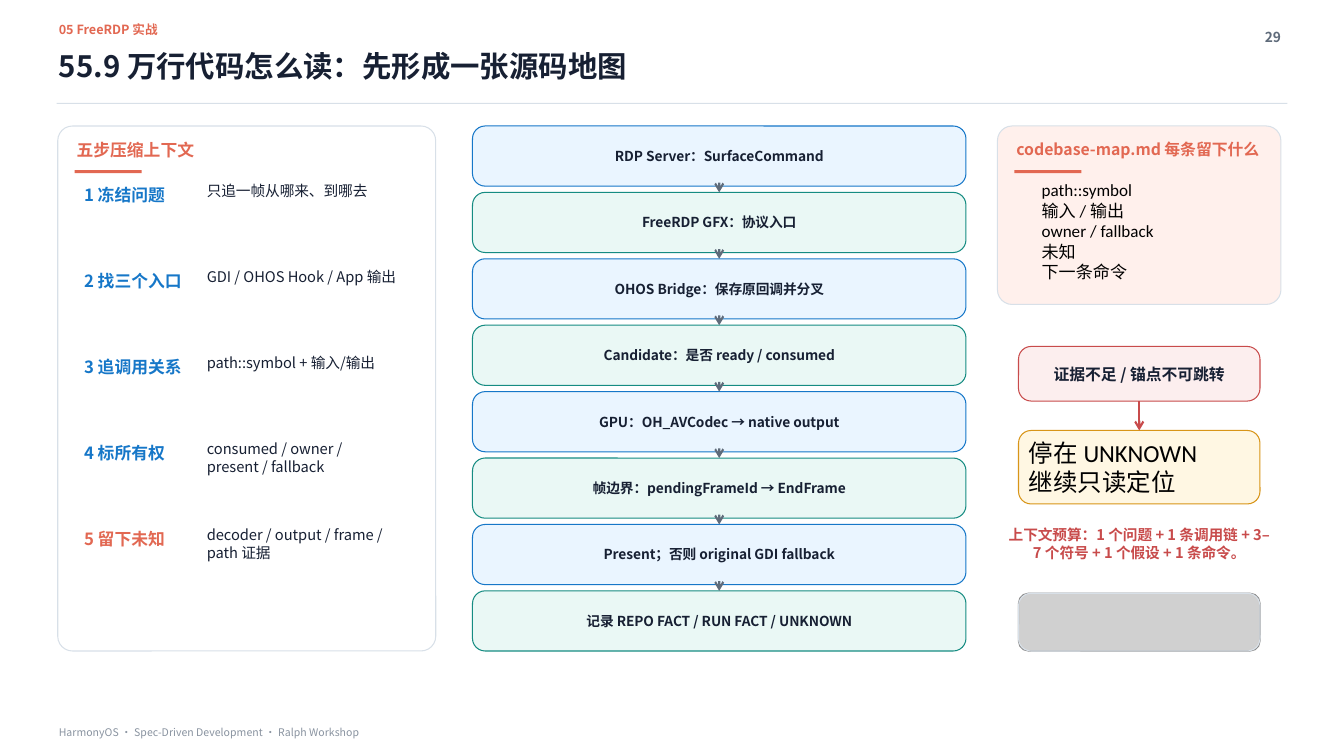
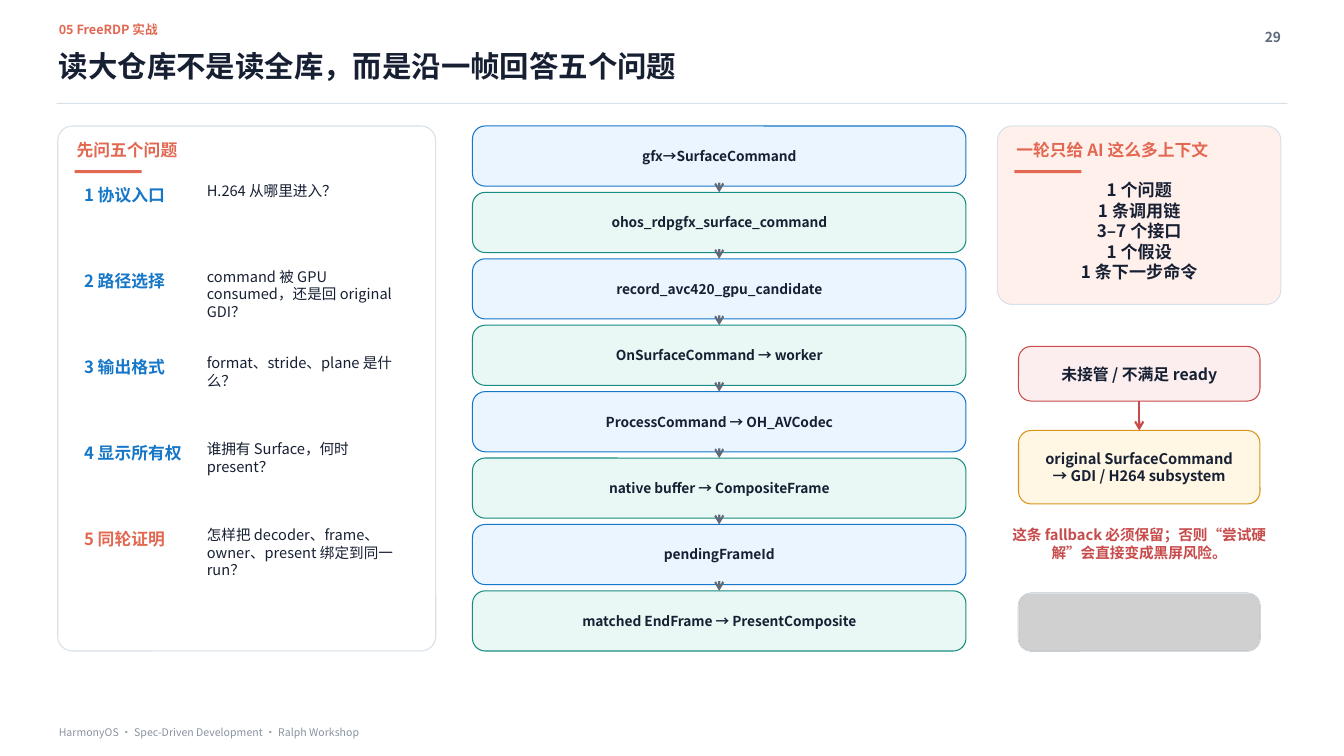
Before and after one commit to xiaomu120413/harmonyos-sdd-ralph-workshop, a slide deck: slide 29 of deliverables/HarmonyOS_SDD_Ralph_Workshop_MDM证据增强版.pptx. Drawn at 1344x756 pixels with LibreOffice and Linux fonts; fonts in the diff are those of the drawing; grey boxes stand for pictures. Boxes give left, top, right and bottom in pixels: in the first picture for what was removed or moved away, otherwise in the second. Text is boxed around its words. In the diff, an @@ line names an element or a change of style, - is before the commit and + after.

```diff
--- a/deliverables/HarmonyOS_SDD_Ralph_Workshop_MDM证据增强版.pptx
+++ b/deliverables/HarmonyOS_SDD_Ralph_Workshop_MDM证据增强版.pptx
@@ text at (59, 52, 676, 81): text changed @@
-55.9 万行代码怎么读：先形成一张源码地图
+读大仓库不是读全库，而是沿一帧回答五个问题
@@ text at (77, 141, 178, 158): text changed @@
-五步压缩上下文
+先问五个问题
@@ text at (1016, 142, 1209, 158): text changed; size 11.2 to 12 pt @@
-codebase-map.md 每条留下什么
+一轮只给 AI 这么多上下文
@@ text at (642, 150, 796, 165): text changed @@
-RDP Server：SurfaceCommand
+gfx→SurfaceCommand
@@ text at (84, 186, 165, 203): text changed @@
-1 冻结问题
+1 协议入口
@@ text at (207, 184, 337, 197): text changed @@
-只追一帧从哪来、到哪去
+H.264 从哪里进入？
@@ text at (1081, 181, 1198, 280): text changed; size 12.3 to 12.2 pt; font Calibri to Noto Sans CJK SC; text colour #000000 to #172033; bold on @@
-path::symbol
-输入 / 输出
-owner / fallback
-未知
-下一条命令
+1 个问题
+1 条调用链
+3–7 个接口
+1 个假设
+1 条下一步命令
@@ text at (612, 216, 828, 231): text changed @@
-FreeRDP GFX：协议入口
+ohos_rdpgfx_surface_command
@@ text at (84, 273, 165, 289): text changed @@
-2 找三个入口
+2 路径选择
@@ text at (207, 270, 392, 317): text changed; size 10.5 to 10.4 pt @@
-GDI / OHOS Hook / App 输出
+command 被 GPU consumed，还是回 original GDI？
@@ text at (616, 283, 822, 298): text changed @@
-OHOS Bridge：保存原回调并分叉
+record_avc420_gpu_candidate
@@ text at (84, 358, 165, 375): text changed @@
-3 追调用关系
+3 输出格式
@@ text at (207, 356, 392, 387): text changed @@
-path::symbol + 输入/输出
+format、stride、plane 是什么？
@@ text at (616, 349, 823, 360): text changed @@
-Candidate：是否 ready / consumed
+OnSurfaceCommand → worker
@@ text at (1061, 366, 1217, 384): text changed @@
-证据不足 / 锚点不可跳转
+未接管 / 不满足 ready
@@ text at (606, 416, 833, 429): text changed @@
-GPU：OH_AVCodec → native output
+ProcessCommand → OH_AVCodec
@@ text at (84, 444, 182, 461): text changed @@
-4 标所有权
+4 显示所有权
@@ text at (207, 441, 349, 476): text changed @@
-consumed / owner / present / fallback
+谁拥有 Surface，何时 present？
@@ text at (1045, 452, 1233, 485): text changed; size 17.5 to 10.5 pt; font Calibri to Noto Sans CJK SC; text colour #000000 to #172033; bold on @@
-停在 UNKNOWN
-继续只读定位
+original SurfaceCommand
+→ GDI / H264 subsystem
@@ text at (609, 482, 829, 496): text changed @@
-帧边界：pendingFrameId → EndFrame
+native buffer → CompositeFrame
@@ text at (84, 531, 165, 547): text changed @@
-5 留下未知
+5 同轮证明
@@ text at (207, 527, 393, 575): text changed; size 10.5 to 10.4 pt @@
-decoder / output / frame / path 证据
+怎样把 decoder、frame、owner、present 绑定到同一 run？
@@ text at (1012, 527, 1266, 560): text changed @@
-上下文预算：1 个问题 + 1 条调用链 + 3–7 个符号 + 1 个假设 + 1 条命令。
+这条 fallback 必须保留；否则“尝试硬解”会直接变成黑屏风险。
@@ text at (664, 548, 775, 563): text changed @@
-Present；否则 original GDI fallback
+pendingFrameId
@@ text at (582, 615, 856, 629): text changed @@
-记录 REPO FACT / RUN FACT / UNKNOWN
+matched EndFrame → PresentComposite
```
Also in this commit, not shown: 17 other slides changed, 20 slides added, 20 slides removed, 1 other file.
